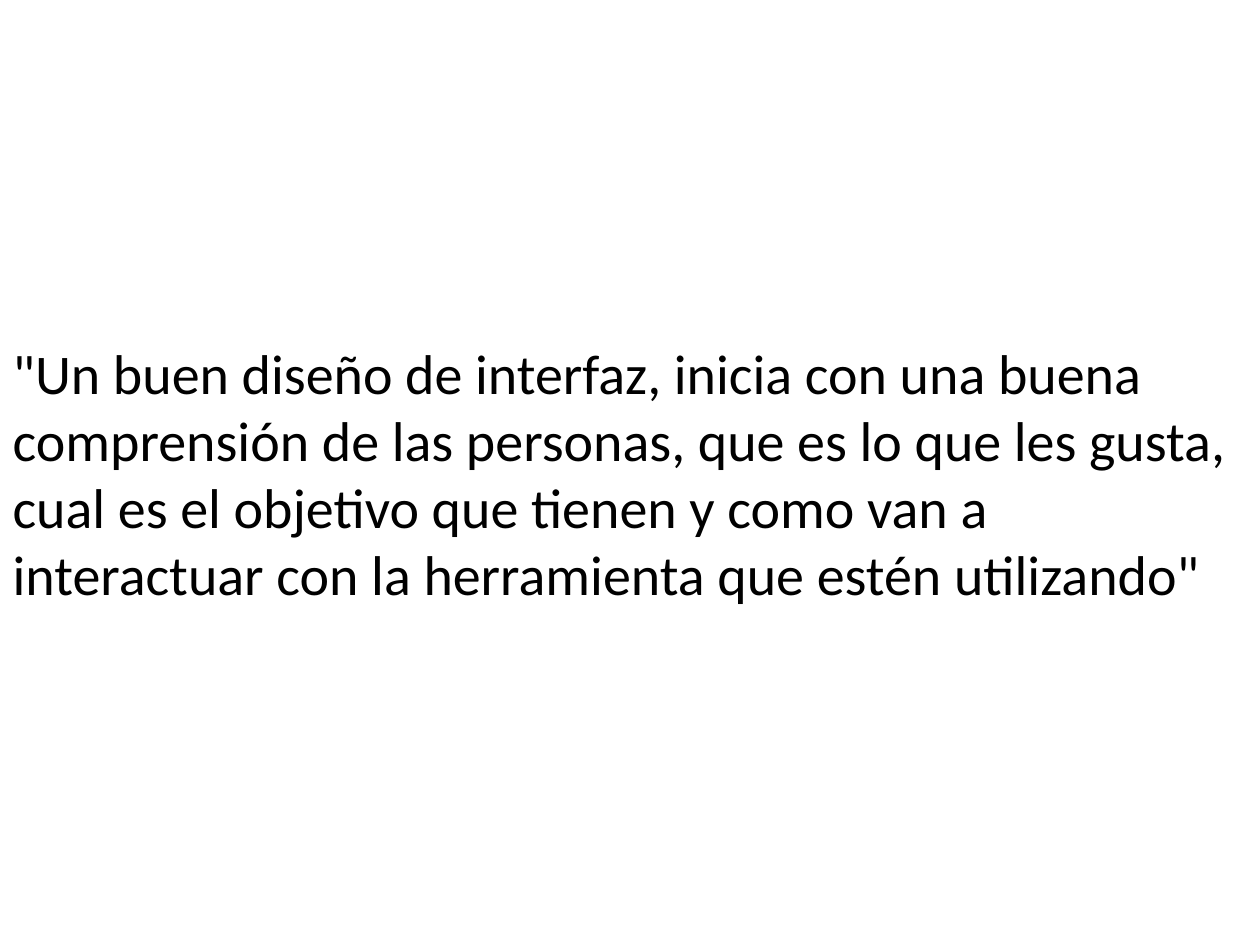
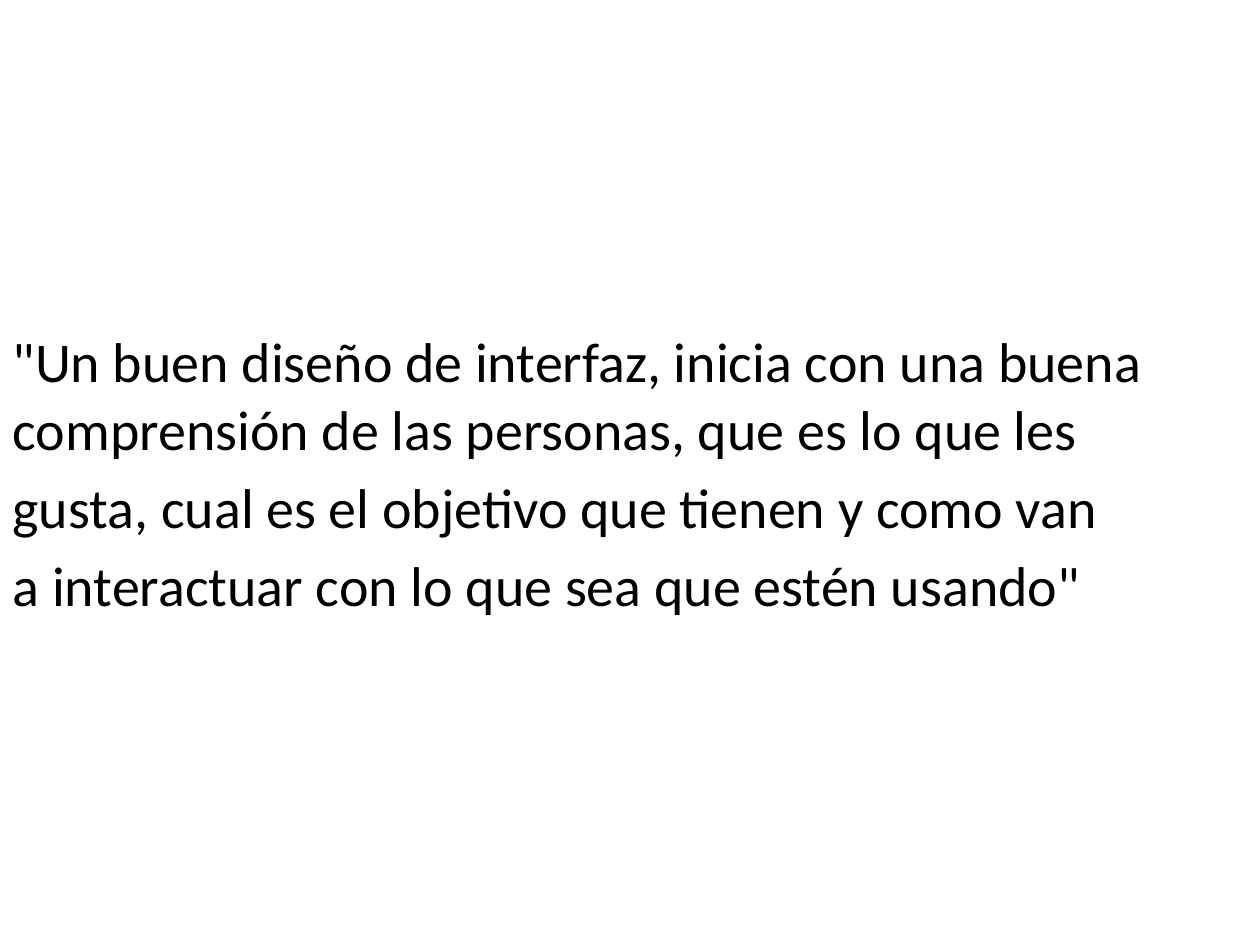
Before and after one commit to holtlanf999/designing-interfaces, a slide deck: slide 3 of UI to User.pptx. Drawn at 1260x945 pixels with LibreOffice and Linux fonts; fonts in the diff are those of the drawing. Boxes give left, top, right and bottom in pixels: in the first picture for what was removed or moved away, otherwise in the second. Text is boxed around its words. In the diff, an @@ line names an element or a change of style, - is before the commit and + after.

```diff
--- a/UI to User.pptx
+++ b/UI to User.pptx
@@ text at bbox=[13, 343, 1141, 615]: text changed @@
-"Un buen diseño de interfaz, inicia con una buena comprensión de las personas, que es lo que les gusta, cual es el objetivo que tienen y como van a interactuar con la herramienta que estén utilizando"
+"Un buen diseño de interfaz, inicia con una buena comprensión de las personas, que es lo que les
+gusta, cual es el objetivo que tienen y como van
+a interactuar con lo que sea que estén usando"
```
Also in this commit, not shown: 9 other slides changed, 11 slides added, 7 slides removed.
